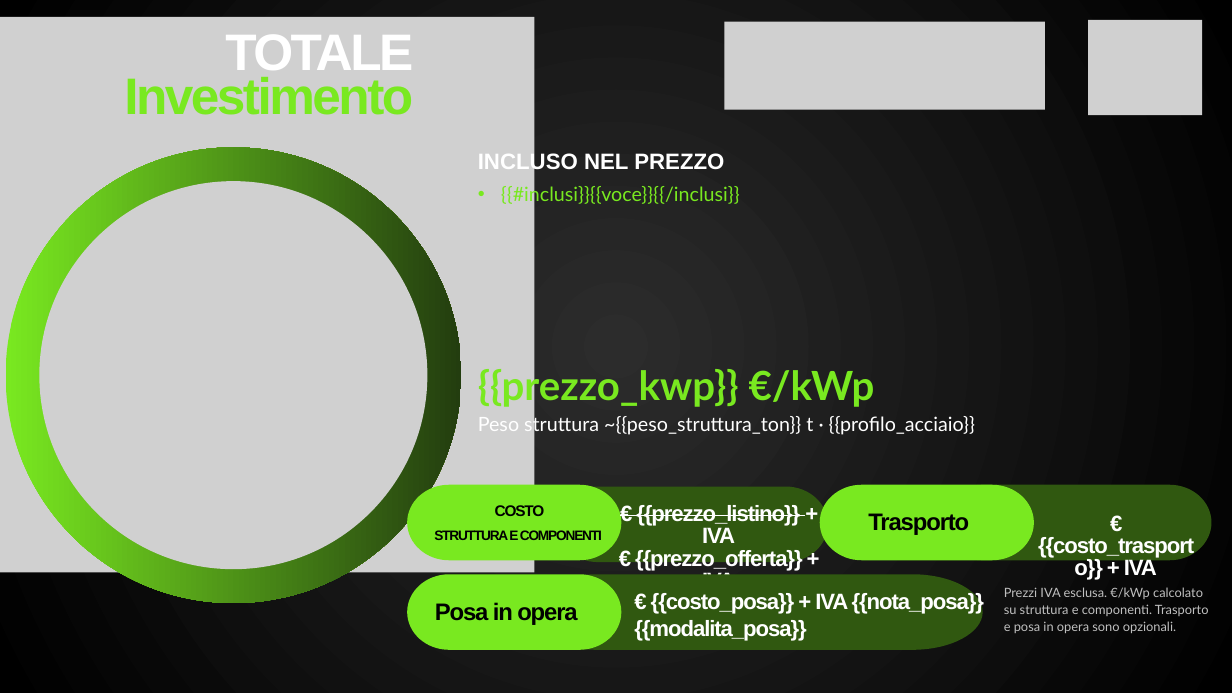
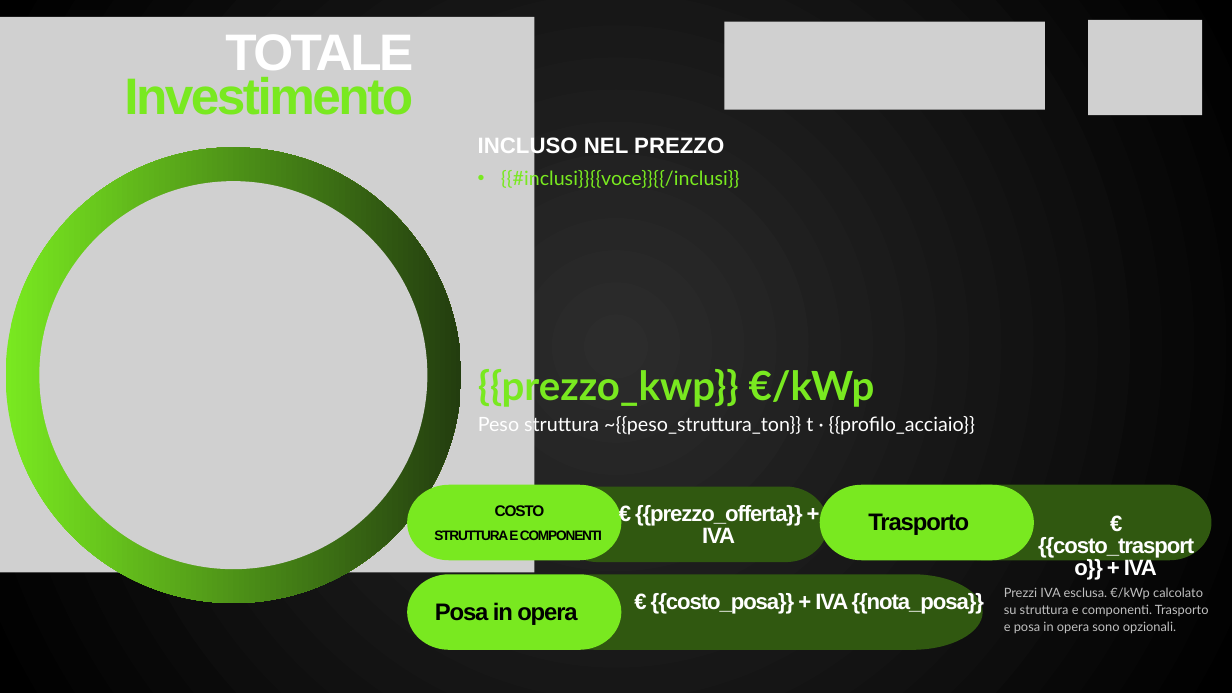
Before and after one commit to Giovanni301183/Conf, a slide deck: slide 8 of public/offerta/modello-offerta.pptx (slide 7 before the commit). Drawn at 1232x693 pixels with LibreOffice and Linux fonts; fonts in the diff are those of the drawing; grey boxes stand for pictures. Boxes give left, top, right and bottom in pixels: in the first picture for what was removed or moved away, otherwise in the second. Text is boxed around its words. In the diff, an @@ line names an element or a change of style, - is before the commit and + after.

```diff
--- a/public/offerta/modello-offerta.pptx
+++ b/public/offerta/modello-offerta.pptx
@@ text "INCLUSO NEL PREZZO": place and size @@
-text "INCLUSO NEL PREZZO" at (478,151,740,206)
+text "INCLUSO NEL PREZZO" at (478,135,740,190)
@@ text at (636,505,800,543): paragraph removed @@
-€ {{prezzo_listino}} + IVA
@@ text at (634,620,806,641): paragraph removed @@
-{{modalita_posa}}
```
Also in this commit, not shown: 4 other slides changed, 4 slides added, 4 other files.
